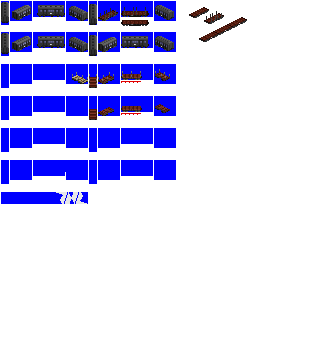
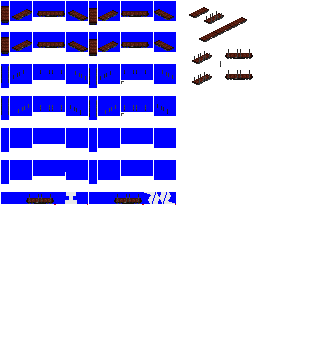
Comparing the layer stacks of the two 332px x 361px images. Changes:
added layer "rungs long" above "chiki 3000" over <box>1,61,253,117</box>
painted on "chiki 3000" over <box>1,2,253,204</box>
hid "chisa 300" over <box>72,69,170,120</box>
painted on "Pasted Layer" over <box>54,192,176,205</box>
